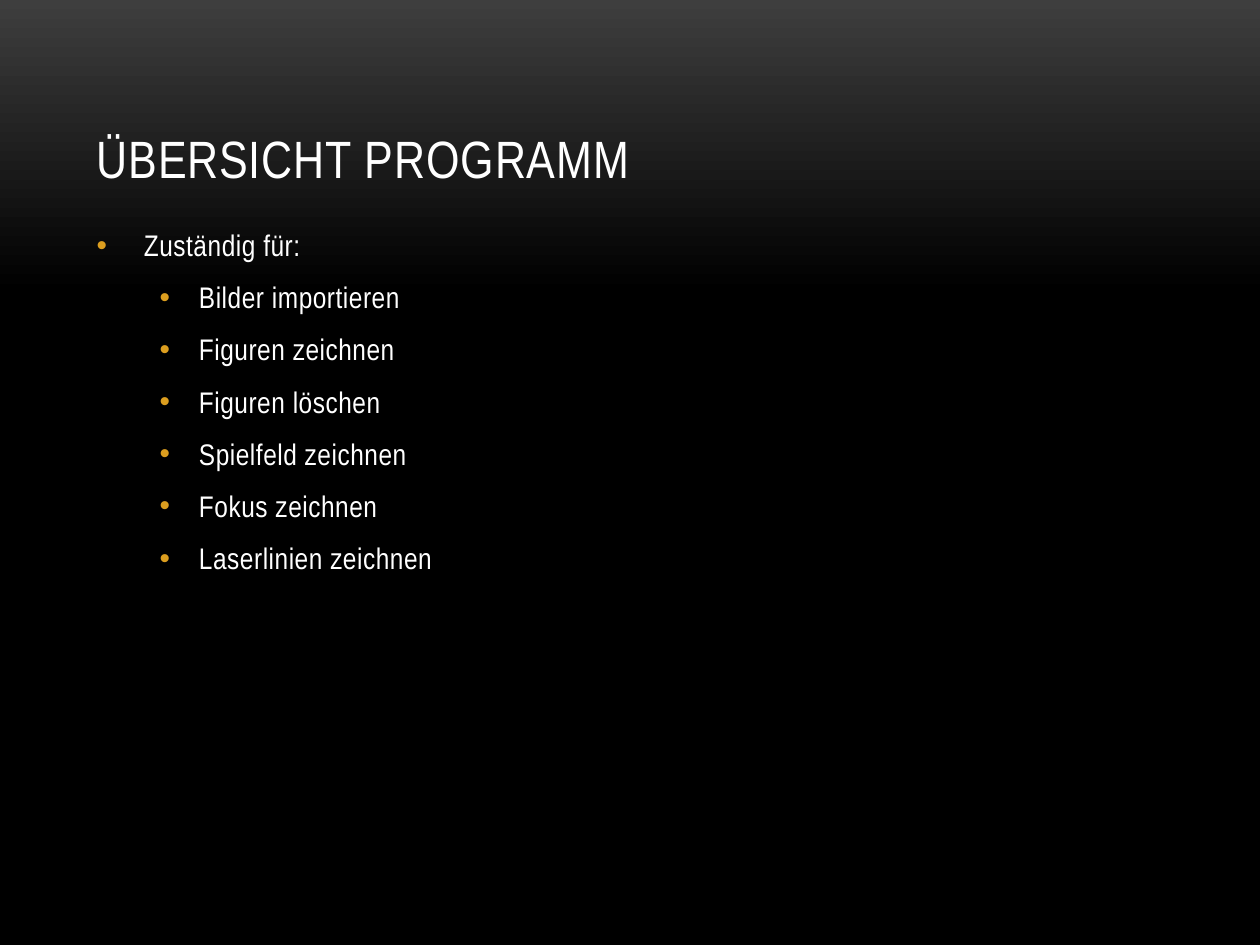
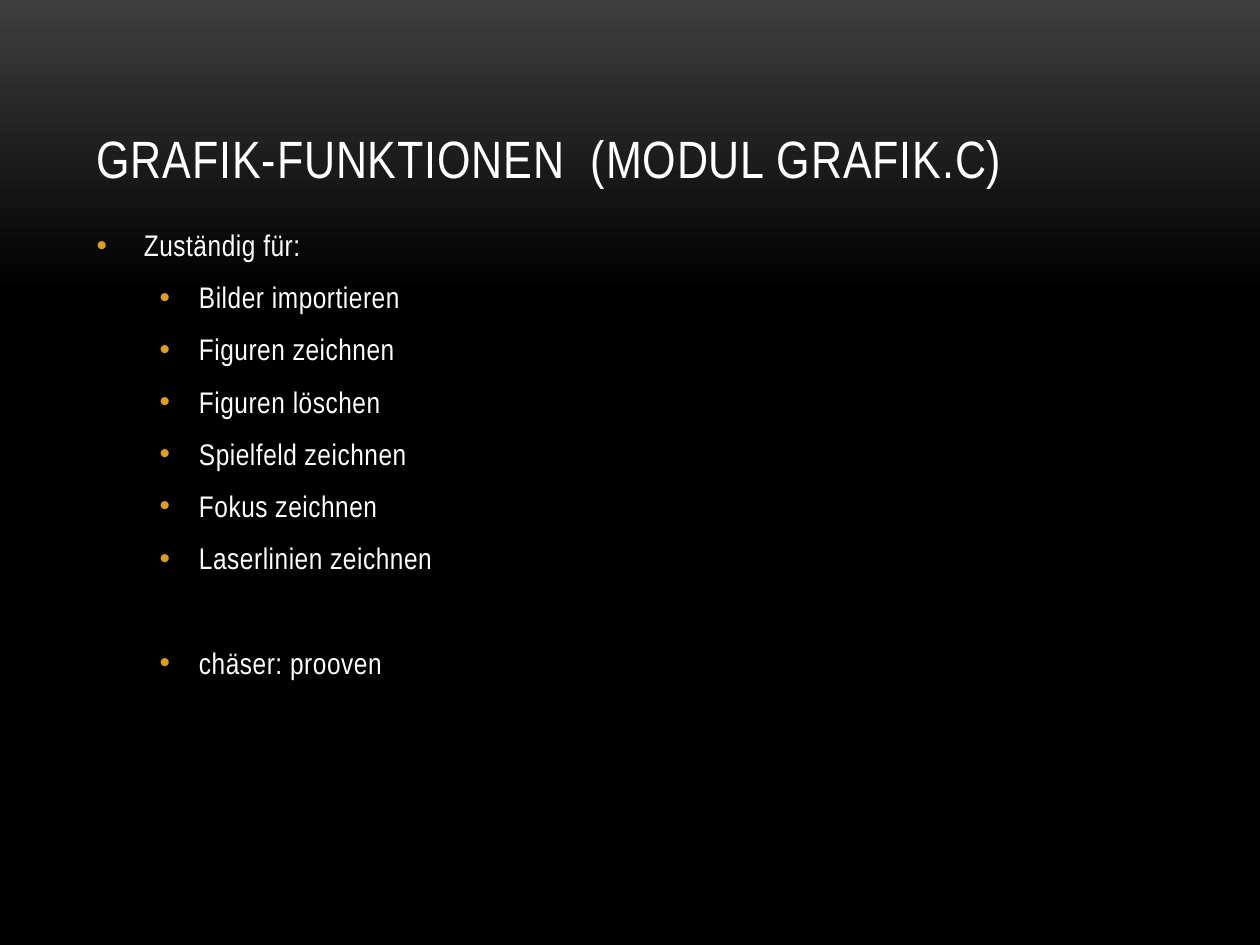
Before and after one commit to stocyr/LaserChess, a slide deck: slide 8 of docs/LaserChess.pptx. Drawn at 1260x945 pixels with LibreOffice and Linux fonts; fonts in the diff are those of the drawing; background and template pictures are left out. Boxes give left, top, right and bottom in pixels: in the first picture for what was removed or moved away, otherwise in the second. Text is boxed around its words. In the diff, an @@ line names an element or a change of style, - is before the commit and + after.

```diff
--- a/docs/LaserChess.pptx
+++ b/docs/LaserChess.pptx
@@ title at bbox=[97, 140, 1001, 188]: text changed @@
-ÜBERSICHT PROGRAMM
+GRAFIK-FUNKTIONEN (MODUL GRAFIK.C)
@@ text at bbox=[199, 652, 381, 680]: paragraph added @@
+  • chäser: prooven
```
Also in this commit, not shown: 3 other slides changed.
